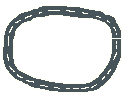
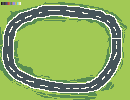
Layered file, before and after one edit (130 x 100). Changes by layer:
showed "fun16-1x" over (x1=1, y1=2, x2=21, y2=5)
added layer "Grass" over (x1=0, y1=0, x2=130, y2=100)
